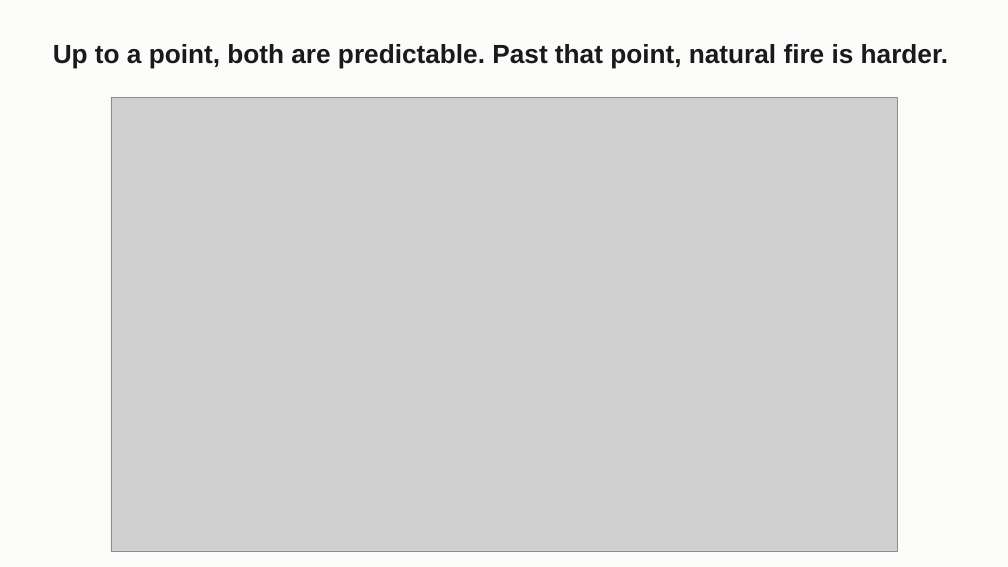
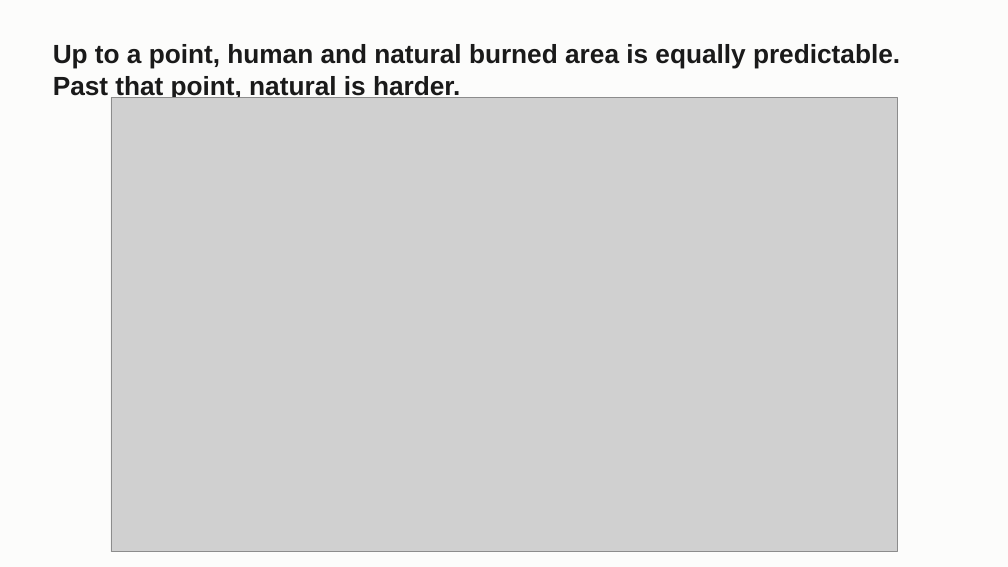
Before and after one commit to craig-rudman/MSDS696, a slide deck: slide 9 of coursework/W7/MSDS696_W7_Deck.pptx. Drawn at 1008x567 pixels with LibreOffice and Linux fonts; fonts in the diff are those of the drawing; grey boxes stand for pictures. Boxes give left, top, right and bottom in pixels: in the first picture for what was removed or moved away, otherwise in the second. Text is boxed around its words. In the diff, an @@ line names an element or a change of style, - is before the commit and + after.

```diff
--- a/coursework/W7/MSDS696_W7_Deck.pptx
+++ b/coursework/W7/MSDS696_W7_Deck.pptx
@@ text at [53, 44, 900, 98]: text changed @@
-Up to a point, both are predictable. Past that point, natural fire is harder.
+Up to a point, human and natural burned area is equally predictable. Past that point, natural is harder.
```
Also in this commit, not shown: 1 other slide changed, 2 other files.
